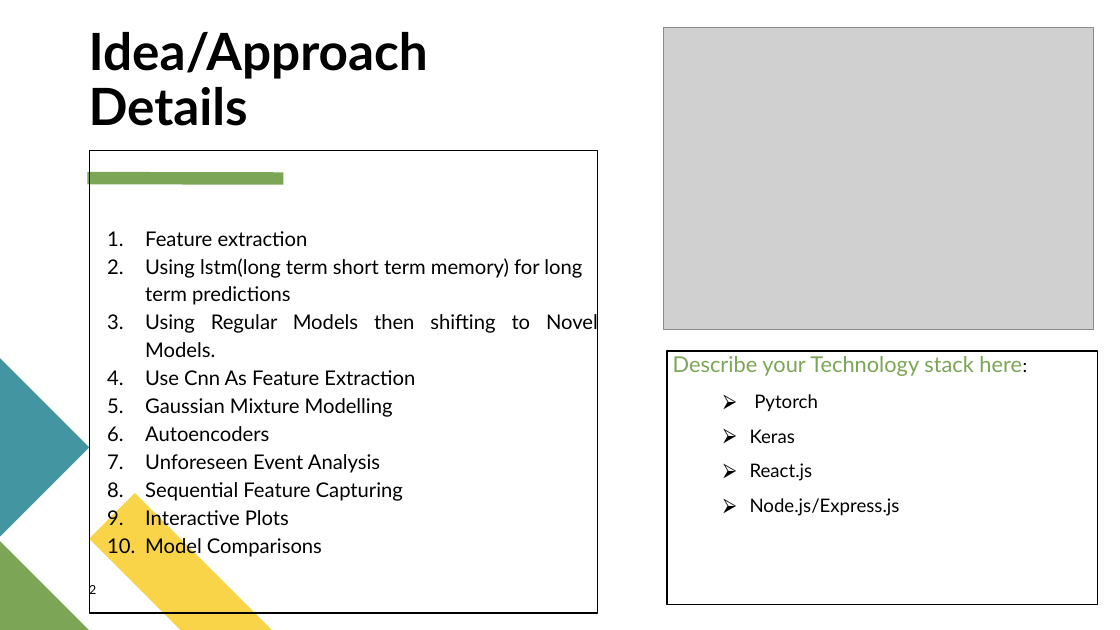
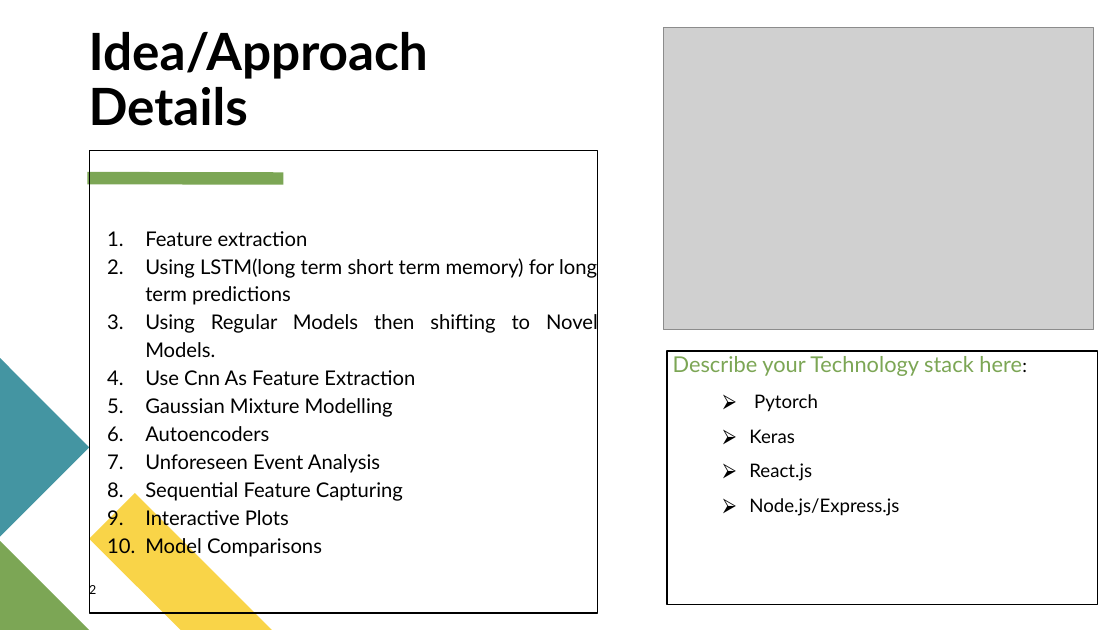
Before and after one commit to hritik-hk/NaturalGasPrice_Prediction-Coding_Nhi_Aati, a slide deck: slide 2 of Basic Details of the Team and Problem Statement.pptx. Drawn at 1120x630 pixels with LibreOffice and Linux fonts; fonts in the diff are those of the drawing; grey boxes stand for pictures. Boxes give left, top, right and bottom in pixels: in the first picture for what was removed or moved away, otherwise in the second. Text is boxed around its words. In the diff, an @@ line names an element or a change of style, - is before the commit and + after.

```diff
--- a/Basic Details of the Team and Problem Statement.pptx
+++ b/Basic Details of the Team and Problem Statement.pptx
@@ text at (x1=145, y1=258, x2=597, y2=305): text changed @@
-2. Using lstm(long term short term memory) for long term predictions
+2. Using LSTM(long term short term memory) for long term predictions
```
Also in this commit, not shown: 3 other slides changed.
